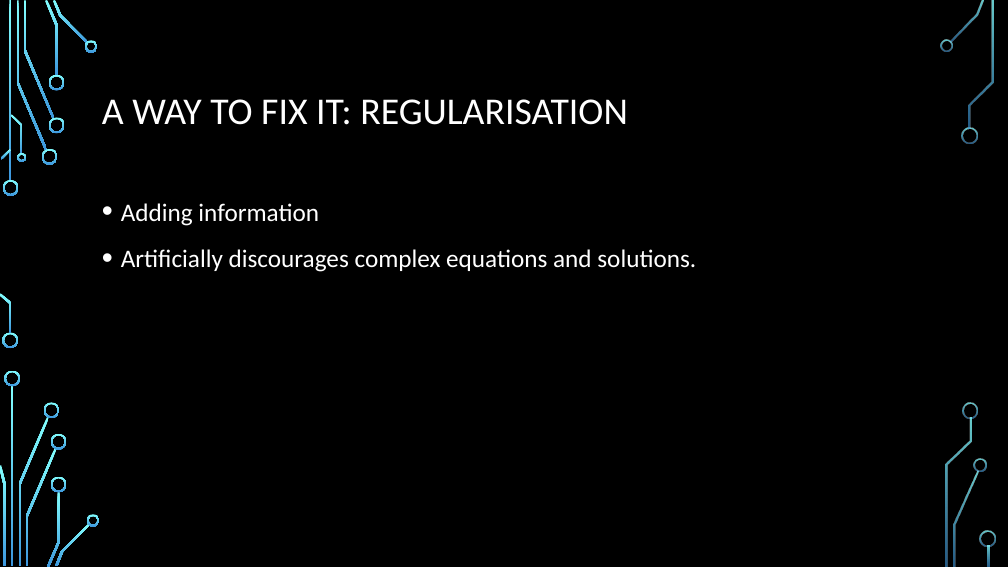
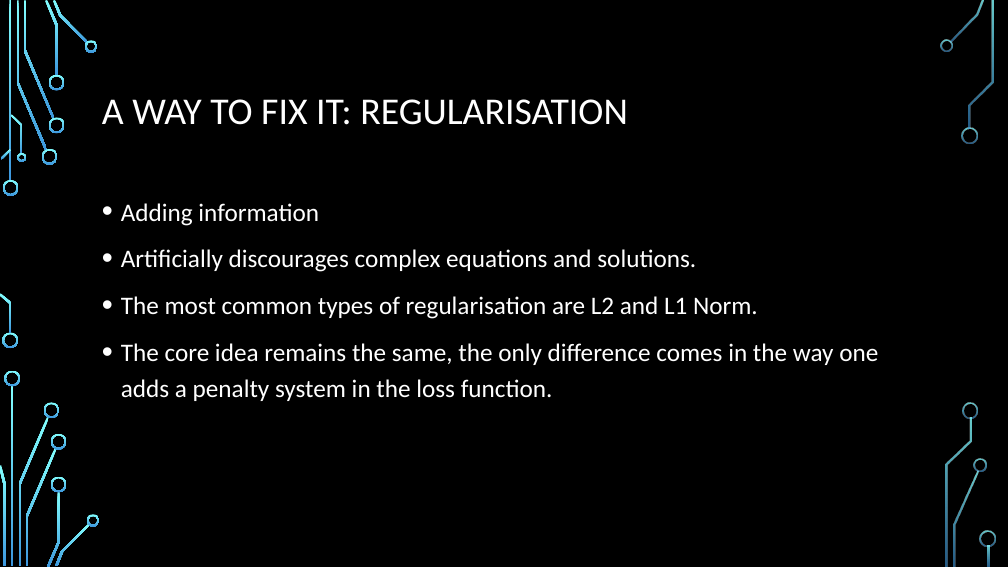
Before and after one commit to Prakhar-Saxena/CollegeAssignments, a slide deck: slide 4 of CS383/honours/presentation.pptx. Drawn at 1008x567 pixels with LibreOffice and Linux fonts; fonts in the diff are those of the drawing; background and template pictures are left out. Boxes give left, top, right and bottom in pixels: in the first picture for what was removed or moved away, otherwise in the second. Text is boxed around its words. In the diff, an @@ line names an element or a change of style, - is before the commit and + after.

```diff
--- a/CS383/honours/presentation.pptx
+++ b/CS383/honours/presentation.pptx
@@ text at [121,296,878,401]: paragraphs added @@
+• The most common types of regularisation are L2 and L1 Norm.
+• The core idea remains the same, the only difference comes in the way one adds a penalty system in the loss function.
```
Also in this commit, not shown: 1 other slide changed, 3 other files.
